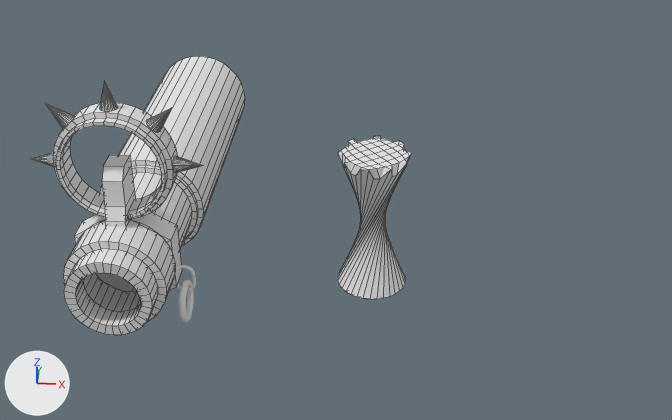
An edit to the Blender file Scripts/ork_shoota.blend, drawn before and after from the same camera.
The view is the same before and after, from a camera (50 mm lens) standing at (4.09, -10.6, 8.18) and looking at (3.1, 2.93, -0.12). Arrows for +X, +Y and +Z are at lower left; the lights stay in place. Mesh edges are drawn as thin lines on the coarser meshes.

Script lines for the objects in view, before the commit:
```python
me_circle = bpy.data.meshes.new('Circle')
me_circle.from_pydata(...)  # 128 vertices, 128 faces; spans x -1.0..1.0, y -1.0..1.0, z -0.55..0.0
me_circle_001 = bpy.data.meshes.new('Circle.001')
me_circle_001.from_pydata(...)  # 128 vertices, 128 faces; spans x -1.0..1.0, y -1.0..1.0, z -0.79..0.0
me_circle_004 = bpy.data.meshes.new('Circle.004')
me_circle_004.from_pydata(...)  # 224 vertices, 224 faces; spans x -1.0..1.0, y -1.0..1.0, z -0.37..0.14
ob_circle = bpy.data.objects.new('Circle', me_circle)
ob_circle.location = (0.0, 0.0, 0.0)
ob_circle.rotation_euler = (1.571, 0.0, 0.0)  # degrees (90, 0, 0)
ob_circle.scale = (0.649, 0.649, 0.649)
ob_circle_001 = bpy.data.objects.new('Circle.001', me_circle_001)
ob_circle_001.location = (0.0, 0.36, 0.0)
ob_circle_001.rotation_euler = (1.571, 0.0, 0.0)  # degrees (90, 0, 0)
ob_circle_001.scale = (0.778, 0.778, 0.778)
ob_circle_003 = bpy.data.objects.new('Circle.003', me_circle_004)
ob_circle_003.location = (0.0, 1.0, 1.64)
ob_circle_003.rotation_euler = (1.571, 0.0, 0.0)  # degrees (90, 0, 0)
ob_circle_003.scale = (0.887, 0.887, 0.887)
# also in view: 'Circle.005' at (3.79, 1.0, 0.94); 'Circle.004' at (0.0, 4.24, 0.0); 'Cube' at (0.0, 1.08, 1.14); 'Circle.002' at (0.0, 1.19, 0.0)
```
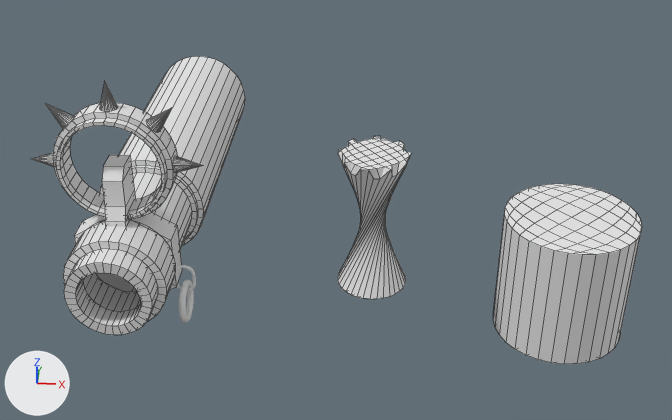
Where the change shows, as pixel boxes [x1, y1, x2, y2] in the pictures (672 x 420 px):
'Cylinder', added
    after: [493, 184, 642, 364]

Patch to the scene script:
```diff
--- a/Scripts/ork_shoota.blend.py
+++ b/Scripts/ork_shoota.blend.py
@@ me_cylinder @@
+me_cylinder.from_pydata(...)  # 162 vertices, 160 faces; spans x -1.0..1.0, y -1.0..1.0, z -1.0..1.0
@@ ob_cylinder @@
+ob_cylinder = bpy.data.objects.new('Cylinder', me_cylinder)
+ob_cylinder.location = (6.75, 1.45, -0.18)
```
